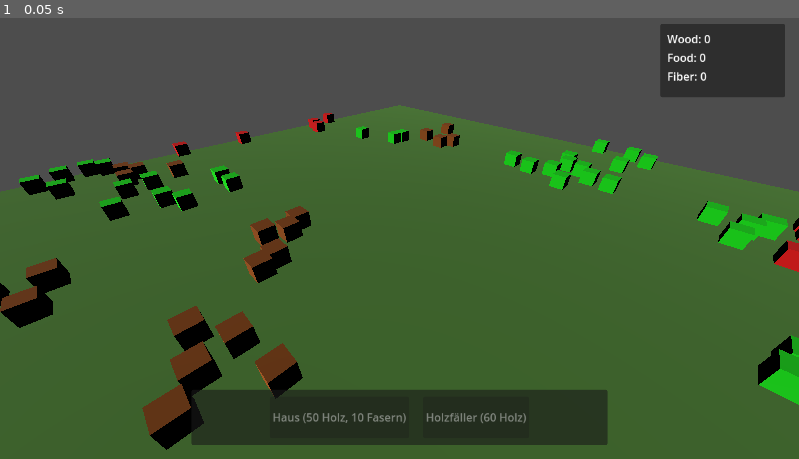
Above: before the commit, frame 1.
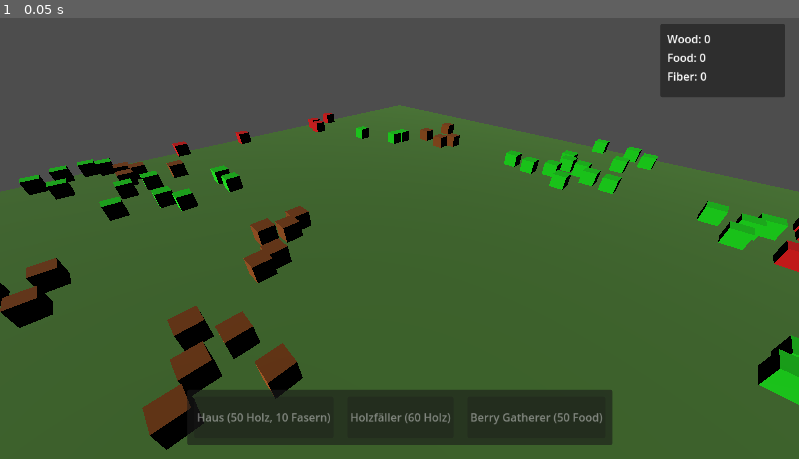
Above: after the commit, the same moment.

Repository: Catloff/Gaia-Galactica
Game: Godot game, scene res://scenes/Main.tscn
The game is run twice, just before and just after one commit, with the same random seed, the same clock (stepped at 60 frames per second) and the same inputs.
Inputs:
- Up to frame 1 (0.05 s): no input

The runs differ from the first frame. In frame 1, 0.6% of the frame differs, in the area x 23-77%, y 84-97%.

Commit message:
Add berry gatherer

Diff:
--- /dev/null
+++ b/scenes/BerryGatherer.tscn
@@ -0,0 +1,18 @@
+[gd_scene load_steps=4 format=3 uid="uid://c3lh83qphw85l"]
+
+[ext_resource type="Script" path="res://scripts/BerryGatherer.gd" id="1_berry_gatherer"]
+
+[sub_resource type="BoxMesh" id="BoxMesh_1"]
+size = Vector3(2, 2, 2)
+
+[sub_resource type="BoxShape3D" id="BoxShape3D_1"]
+size = Vector3(2, 2, 2)
+
+[node name="BerryGatherer" type="StaticBody3D"]
+script = ExtResource("1_berry_gatherer")
+
+[node name="MeshInstance3D" type="MeshInstance3D" parent="."]
+mesh = SubResource("BoxMesh_1")
+
+[node name="CollisionShape3D" type="CollisionShape3D" parent="."]
+shape = SubResource("BoxShape3D_1")
--- a/scenes/HUD.tscn
+++ b/scenes/HUD.tscn
@@ -83,3 +83,8 @@
 custom_minimum_size = Vector2(120, 0)
 layout_mode = 2
 text = "Holzfäller (60 Holz)"
+
+[node name="BerryGathererButton" type="Button" parent="BuildPanel/MarginContainer/BuildButtons"]
+custom_minimum_size = Vector2(120, 0)
+layout_mode = 2
+text = "Berry Gatherer (50 Food)"
--- /dev/null
+++ b/scripts/BerryGatherer.gd
@@ -0,0 +1,52 @@
+extends StaticBody3D
+
+const COST = {
+	"food": 50
+}
+
+const HARVEST_RADIUS = 5.0
+const HARVEST_RATE = 1.0  # Seconds per harvest
+
+@onready var resource_manager = get_node("/root/Main/ResourceManager")
+var harvest_timer: float = 0.0
+var is_preview: bool = true  # Start as preview by default
+
+func _ready():
+	var material = StandardMaterial3D.new()
+	material.albedo_color = Color(0.8, 0.2, 0.2)  # Red for berries
+	$MeshInstance3D.material_override = material
+
+func _process(delta):
+	if is_preview:
+		return
+
+	harvest_timer += delta
+	if harvest_timer >= HARVEST_RATE:
+		harvest_timer = 0.0
+		harvest_nearby_food()
+
+func activate():
+	is_preview = false
+	print("Berry Gatherer activated!")
+
+func harvest_nearby_food():
+	var space_state = get_world_3d().direct_space_state
+	var query_params = PhysicsShapeQueryParameters3D.new()
+	var shape = SphereShape3D.new()
+	shape.radius = HARVEST_RADIUS
+	query_params.shape = shape
+	query_params.transform = global_transform
+
+	var results = space_state.intersect_shape(query_params)
+	for result in results:
+		var collider = result["collider"]
+		if collider.has_method("gather_resource") and collider.has_method("get_resource_type"):
+			# Check resource type first
+			if collider.get_resource_type() == "FOOD":
+				var resource_data = collider.gather_resource()
+				if resource_data != null:
+					resource_manager.update_inventory(resource_data)
+					return  # Only harvest one resource per tick
+
+static func get_cost() -> Dictionary:
+	return COST
--- a/scripts/BuildingManager.gd
+++ b/scripts/BuildingManager.gd
@@ -2,6 +2,7 @@
 
 var house_scene = preload("res://scenes/House.tscn")
 var lumbermill_scene = preload("res://scenes/Lumbermill.tscn")
+var berry_gatherer_scene = preload("res://scenes/BerryGatherer.tscn")
 var preview_building: Node3D = null
 var can_place = false
 var current_building_type = "none"
@@ -21,14 +22,12 @@
 		update_preview_position(event.position)
 
 	if event is InputEventMouseButton and event.pressed and event.button_index == MOUSE_BUTTON_LEFT:
-		# Ignoriere den Input, wenn wir über dem UI sind
 		if is_mouse_over_ui():
 			return
 
 		if can_place and has_resources():
 			place_building()
 
-	# Stellen sicher, dass der Input nicht weitergegeben wird
 	get_viewport().set_input_as_handled()
 
 func is_mouse_over_ui() -> bool:
@@ -48,13 +47,13 @@
 
 	var space_state = get_world_3d().direct_space_state
 	var query = PhysicsRayQueryParameters3D.create(from, to)
-	query.collision_mask = 2  # Nur mit Ground kollidieren
+	query.collision_mask = 2  # Only collide with Ground
 	var result = space_state.intersect_ray(query)
 
 	if result:
 		preview_building.visible = true
 		preview_building.position = result.position
-		preview_building.position.y = 1.0  # Hälfte der Gebäudehöhe
+		preview_building.position.y = 1.0  # Half of building height
 		can_place = true
 	else:
 		preview_building.visible = false
@@ -78,12 +77,13 @@
 			new_building = house_scene.instantiate()
 		"lumbermill":
 			new_building = lumbermill_scene.instantiate()
+		"berry_gatherer":
+			new_building = berry_gatherer_scene.instantiate()
 
 	new_building.position = preview_building.position
 	get_parent().add_child(new_building)
 
-	# Aktiviere Gebäude nach der Platzierung
-	if current_building_type == "lumbermill" and new_building.has_method("activate"):
+	if new_building.has_method("activate"):
 		new_building.activate()
 
 	resource_manager.update_hud()
@@ -101,6 +101,8 @@
 				preview_building = house_scene.instantiate()
 			"lumbermill":
 				preview_building = lumbermill_scene.instantiate()
+			"berry_gatherer":
+				preview_building = berry_gatherer_scene.instantiate()
 
 		if preview_building:
 			preview_building.visible = false
@@ -112,5 +114,7 @@
 			return house_scene.instantiate().get_cost()
 		"lumbermill":
 			return lumbermill_scene.instantiate().get_cost()
+		"berry_gatherer":
+			return berry_gatherer_scene.instantiate().get_cost()
 		_:
 			return {}
--- a/scripts/HUD.gd
+++ b/scripts/HUD.gd
@@ -5,6 +5,7 @@
 @onready var fiber_label = $ResourcePanel/MarginContainer/Resources/FiberLabel
 @onready var house_button = $BuildPanel/MarginContainer/BuildButtons/HouseButton
 @onready var lumbermill_button = $BuildPanel/MarginContainer/BuildButtons/LumbermillButton
+@onready var berry_gatherer_button = $BuildPanel/MarginContainer/BuildButtons/BerryGathererButton
 
 signal building_selected(type: String)
 
@@ -18,7 +19,8 @@
 func _ready():
 	house_button.pressed.connect(_on_house_button_pressed)
 	lumbermill_button.pressed.connect(_on_lumbermill_button_pressed)
-	update_button_states()  # Initial-Update der Button-States
+	berry_gatherer_button.pressed.connect(_on_berry_gatherer_button_pressed)
+	update_button_states()
 
 func update_resources(new_inventory: Dictionary) -> void:
 	inventory = new_inventory
@@ -28,23 +30,29 @@
 	update_button_states()
 
 func update_button_states():
-	# Haus: 50 Holz, 10 Fasern
+	# House: 50 Wood, 10 Fiber
 	var can_build_house = inventory["wood"] >= 50 and inventory["fiber"] >= 10
 	house_button.disabled = not can_build_house
 
-	# Holzfäller: 60 Holz
+	# Lumbermill: 60 Wood
 	var can_build_lumbermill = inventory["wood"] >= 60
 	lumbermill_button.disabled = not can_build_lumbermill
 
-	# Wenn das aktuelle Gebäude nicht mehr gebaut werden kann, Auswahl aufheben
+	# Berry Gatherer: 50 Food
+	var can_build_berry_gatherer = inventory["food"] >= 50
+	berry_gatherer_button.disabled = not can_build_berry_gatherer
+
+	# If current building can't be built anymore, deselect it
 	if (current_building == "house" and not can_build_house) or \
-	   (current_building == "lumbermill" and not can_build_lumbermill):
+	   (current_building == "lumbermill" and not can_build_lumbermill) or \
+	   (current_building == "berry_gatherer" and not can_build_berry_gatherer):
 		current_building = ""
 		building_selected.emit("none")
 
-	# Ausgewähltes Gebäude hervorheben
+	# Highlight selected building
 	house_button.modulate = Color(1, 1, 0) if current_building == "house" else Color(1, 1, 1)
 	lumbermill_button.modulate = Color(1, 1, 0) if current_building == "lumbermill" else Color(1, 1, 1)
+	berry_gatherer_button.modulate = Color(1, 1, 0) if current_building == "berry_gatherer" else Color(1, 1, 1)
 
 func _on_house_button_pressed():
 	if house_button.disabled:
@@ -69,3 +77,15 @@
 		current_building = "lumbermill"
 		building_selected.emit("lumbermill")
 	update_button_states()
+
+func _on_berry_gatherer_button_pressed():
+	if berry_gatherer_button.disabled:
+		return
+
+	if current_building == "berry_gatherer":
+		current_building = ""
+		building_selected.emit("none")
+	else:
+		current_building = "berry_gatherer"
+		building_selected.emit("berry_gatherer")
+	update_button_states()
Not shown, changed: Updates.md
